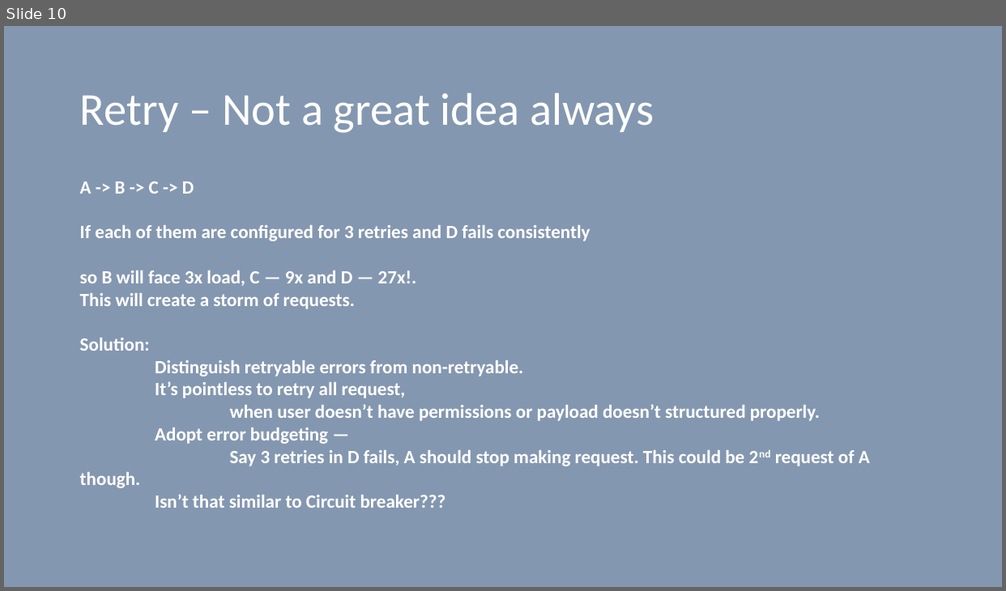
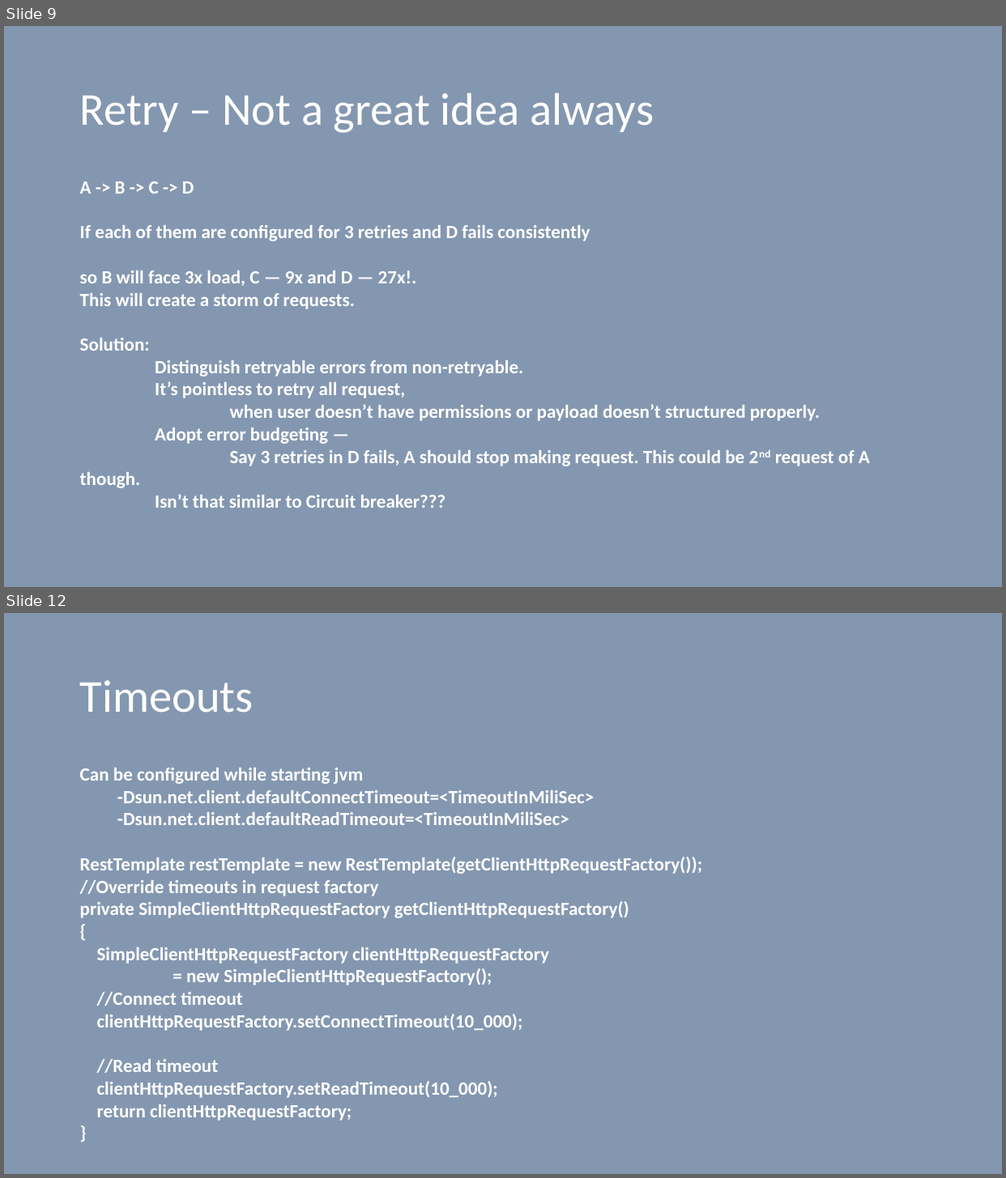
Before and after one commit to vilasvarghese/microservices, a slide deck: training/day4/Day4.pptx. Shown one above the other, each under a label of ours: slide 10 before the commit, slides 9 and 12 after it; the slides between them are not shown. The pictures are 1006x591 and 1006x1178 pixels, drawn with LibreOffice and Linux fonts; fonts in the diff are those of the drawing. Boxes give left, top, right and bottom in pixels: in the first picture for what was removed or moved away, otherwise in the second. Text is boxed around its words. In the diff, an @@ line names an element or a change of style, - is before the commit and + after.

Commit message:
Added simple-sample app

```diff
--- a/training/day4/Day4.pptx
+++ b/training/day4/Day4.pptx
@@ slide 12 added at bbox=[4, 613, 1002, 1174], background #8497B0 @@
@@ title added at bbox=[80, 680, 253, 713], 44 pt, text #FFFFFF @@
+Timeouts
@@ text added at bbox=[80, 768, 702, 1121], 18 pt, text #FFFFFF, bold @@
+Can be configured while starting jvm
+  -Dsun.net.client.defaultConnectTimeout=<TimeoutInMiliSec>
+  -Dsun.net.client.defaultReadTimeout=<TimeoutInMiliSec>
+RestTemplate restTemplate = new RestTemplate(getClientHttpRequestFactory());
+//Override timeouts in request factory
+private SimpleClientHttpRequestFactory getClientHttpRequestFactory()
+{
+SimpleClientHttpRequestFactory clientHttpRequestFactory
+= new SimpleClientHttpRequestFactory();
+//Connect timeout
+clientHttpRequestFactory.setConnectTimeout(10_000);
+//Read timeout
+clientHttpRequestFactory.setReadTimeout(10_000);
+return clientHttpRequestFactory;
+}
@@ what was slide 10 is now slide 9 @@
```
Also in this commit, not shown: 2 slides changed, 1 other slide added, 1 slide removed, 10 other files.
